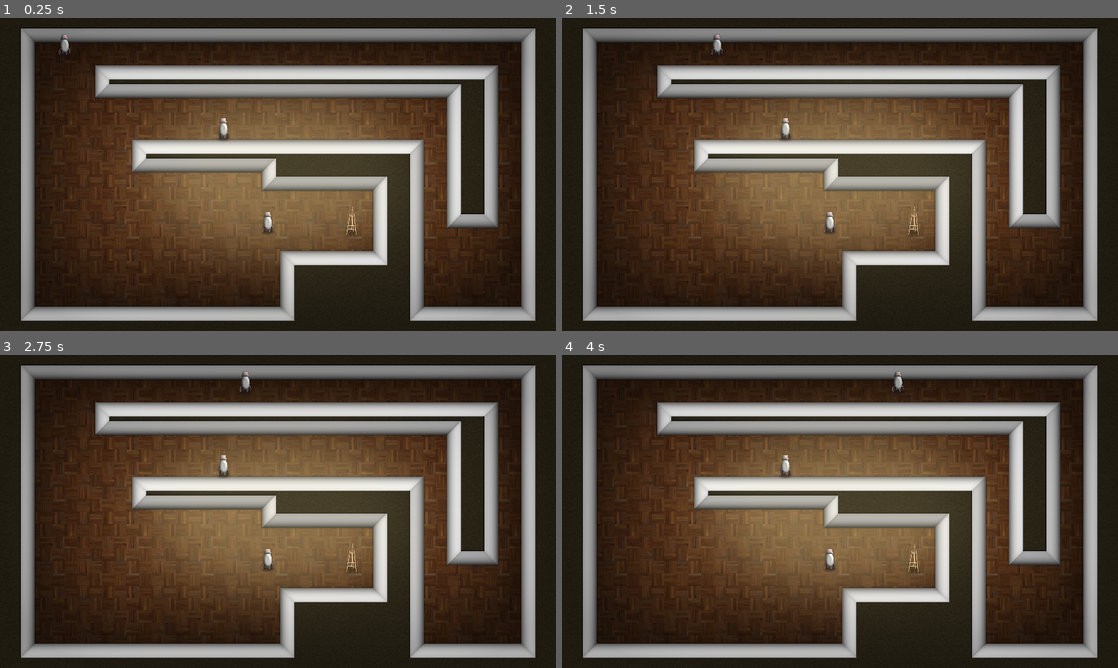
Above: before the commit, frames 1-4 (two rows, left to right).
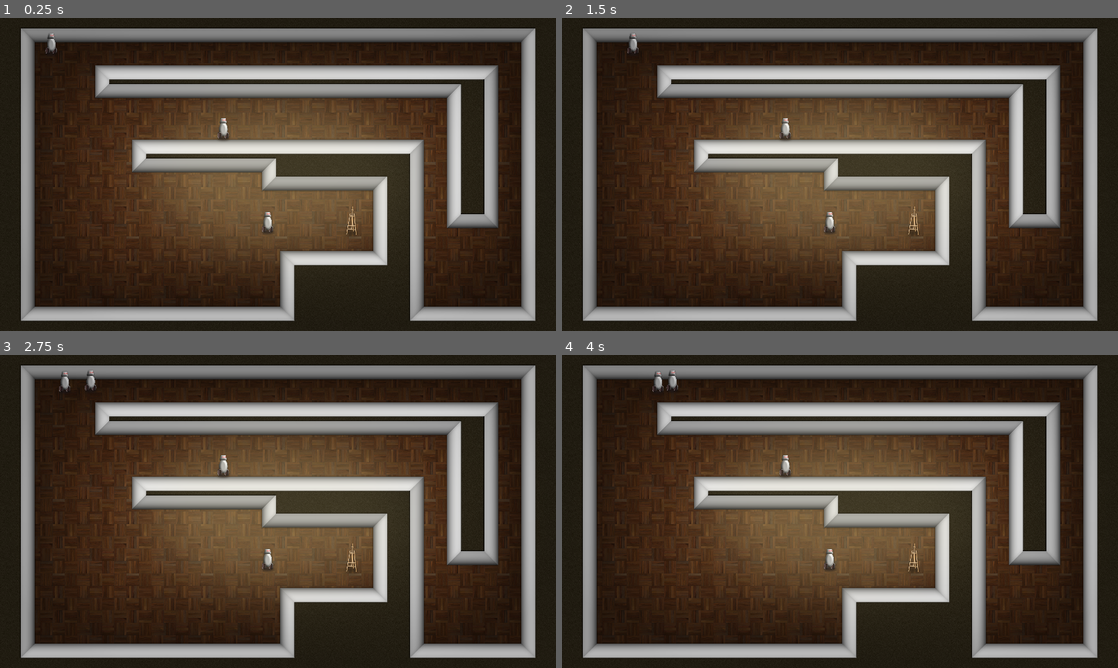
Above: after the commit, the same moments.

Repository: vibrunazo/godot-laststand
Game: Godot game, scene res://scenes/game.tscn
Two runs of this game, one before a commit and one after it. Both use one fixed random seed, a clock stepped at 60 frames per second and the inputs below.
Inputs:
- Up to frame 1 (0.25 s): no input
- Up to frame 2 (1.5 s): tap Enter at 0.5 s
- Up to frame 3 (2.75 s): no input
- Up to frame 4 (4 s): no input

The runs differ from the first frame. In frame 1, 0.1% of the frame differs, in the area x 8-13%, y 4-12%; in frame 2, 0.1%; in frame 3, 0.2%, in the area x 10-46%, y 4-12%; in frame 4, 0.2%.

Commit message:
increases difficulty over time

Diff:
--- /dev/null
+++ b/assets/spawn_per_difficulty_curve.tres
@@ -0,0 +1,5 @@
+[gd_resource type="Curve" format=3 uid="uid://ce1uk802jcouv"]
+
+[resource]
+_data = [Vector2(0, 1), 0.0, -1.63899, 0, 0, Vector2(1, 0), -0.0946129, 0.0, 0, 0]
+point_count = 2
--- a/scenes/enemy.gd
+++ b/scenes/enemy.gd
@@ -1,12 +1,18 @@
+class_name Enemy
 extends PathFollow2D
 
-@export var SPEED = 100.0
+@export var speed_min: float = 100.0
+@export var speed_max: float = 200.0
+@export var offset_max: float = 10.0
 @onready var sprite = $Sprite
 
+var SPEED: = 100.0
 
 # Called when the node enters the scene tree for the first time.
 func _ready():
-	pass # Replace with function body.
+	SPEED = randf_range(speed_min, speed_max)
+	h_offset += randf_range(-offset_max, offset_max)
+	v_offset += randf_range(-offset_max, offset_max)
 
 
 func _physics_process(delta):
--- a/scenes/enemy.tscn
+++ b/scenes/enemy.tscn
@@ -6,7 +6,6 @@
 [node name="Enemy" type="PathFollow2D"]
 loop = false
 script = ExtResource("1_4wxmt")
-SPEED = 300.0
 
 [node name="Sprite" type="Sprite2D" parent="."]
 y_sort_enabled = true
--- a/scenes/game.tscn
+++ b/scenes/game.tscn
@@ -7,6 +7,7 @@
 [ext_resource type="Texture2D" uid="uid://cg5ouej5vucv7" path="res://assets/tex/robot.png" id="3_xhur8"]
 [ext_resource type="Texture2D" uid="uid://clqmtykrn8bnw" path="res://assets/tex/terrain.png" id="4_vq1w5"]
 [ext_resource type="Texture2D" uid="uid://4xa3hg64rb1n" path="res://assets/tex/vignette.png" id="7_5tywr"]
+[ext_resource type="PackedScene" uid="uid://drv80csgi37yb" path="res://scenes/spawner.tscn" id="8_ie2qt"]
 
 [sub_resource type="TileSetAtlasSource" id="TileSetAtlasSource_vmc6w"]
 texture = ExtResource("4_vq1w5")
@@ -76,7 +77,6 @@
 
 [node name="Enemy" parent="TileMap/Path2D" instance=ExtResource("3_ch801")]
 position = Vector2(-1600, -832)
-SPEED = 500.0
 
 [node name="Artstand" type="Sprite2D" parent="TileMap/Path2D"]
 y_sort_enabled = true
@@ -112,3 +112,6 @@
 grow_vertical = 2
 texture = ExtResource("7_5tywr")
 metadata/_edit_lock_ = true
+
+[node name="Spawner" parent="." node_paths=PackedStringArray("path") instance=ExtResource("8_ie2qt")]
+path = NodePath("../TileMap/Path2D")
--- /dev/null
+++ b/scenes/spawner.gd
@@ -0,0 +1,41 @@
+extends Node
+
+@export var path: Path2D
+@export var enemy_scene: PackedScene
+@export var difficulty_curve: Curve
+@export var initial_time_between_spawns: int = 5000
+@export var min_time_between_spawns: int = 200
+@export var max_difficulty: int = 20
+## How much time between spawns is reduced each time difficulty increases
+@export var time_reduction_from_difficulty: int = 300
+
+@onready var time_between_spawns: int = initial_time_between_spawns
+var last_spawn_time: int = 0
+var difficulty: int = 0
+
+# Called when the node enters the scene tree for the first time.
+func _ready():
+	pass # Replace with function body.
+
+func try_spawn_enemy():
+	if Time.get_ticks_msec() - last_spawn_time >= time_between_spawns:
+		spawn_enemy()
+	update_difficulty()
+
+func spawn_enemy():
+	if not enemy_scene: return
+	last_spawn_time = Time.get_ticks_msec()
+	var new_enemy: Enemy = enemy_scene.instantiate() as Enemy
+	path.add_child(new_enemy)
+
+func update_difficulty():
+	var time := Time.get_ticks_msec() / 1000.0
+	difficulty = round(time / 10.0)
+	var di: float = float(difficulty) / float(max_difficulty)
+	time_between_spawns = round(difficulty_curve.sample_baked(di) * (initial_time_between_spawns - min_time_between_spawns) + min_time_between_spawns)
+	time_between_spawns = clamp(time_between_spawns, min_time_between_spawns, initial_time_between_spawns)
+	print('time: %s, d: %s, tbs: %s, di: %s, c: %s' % [time, difficulty, time_between_spawns, di, difficulty_curve.sample_baked(di)])
+
+func _on_spawn_timer_timeout():
+	if not path: return
+	try_spawn_enemy()
--- /dev/null
+++ b/scenes/spawner.tscn
@@ -0,0 +1,16 @@
+[gd_scene load_steps=4 format=3 uid="uid://drv80csgi37yb"]
+
+[ext_resource type="Script" path="res://scenes/spawner.gd" id="1_1sidu"]
+[ext_resource type="PackedScene" uid="uid://d175g5ac1ab72" path="res://scenes/enemy.tscn" id="2_v8cd3"]
+[ext_resource type="Curve" uid="uid://ce1uk802jcouv" path="res://assets/spawn_per_difficulty_curve.tres" id="3_0lk6a"]
+
+[node name="Spawner" type="Node"]
+script = ExtResource("1_1sidu")
+enemy_scene = ExtResource("2_v8cd3")
+difficulty_curve = ExtResource("3_0lk6a")
+
+[node name="SpawnTimer" type="Timer" parent="."]
+wait_time = 0.1
+autostart = true
+
+[connection signal="timeout" from="SpawnTimer" to="." method="_on_spawn_timer_timeout"]
Binary file changed: assets/tex/vignette.png
Not shown: 1 places in scenes/game.tscn that only renumber resources
